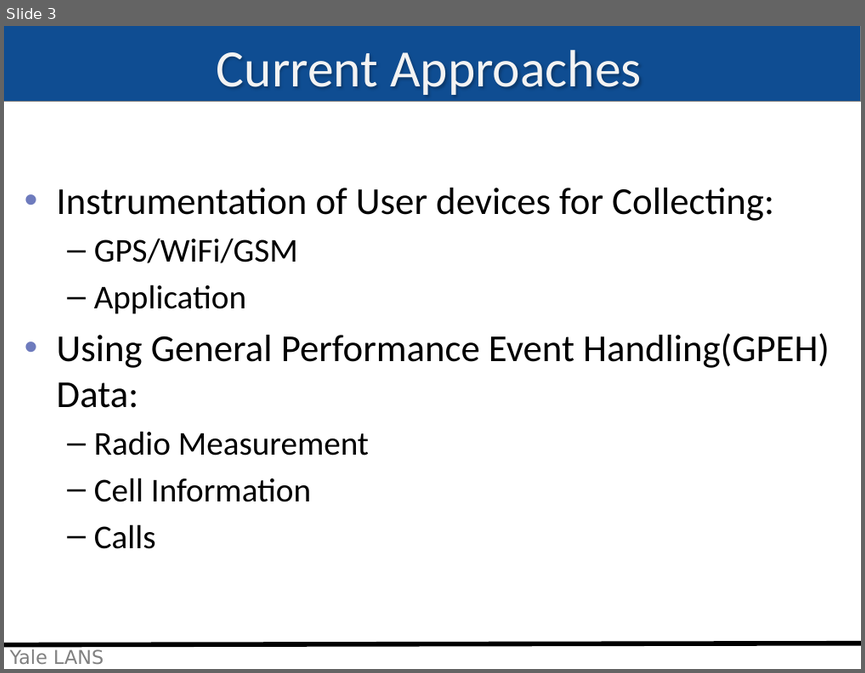
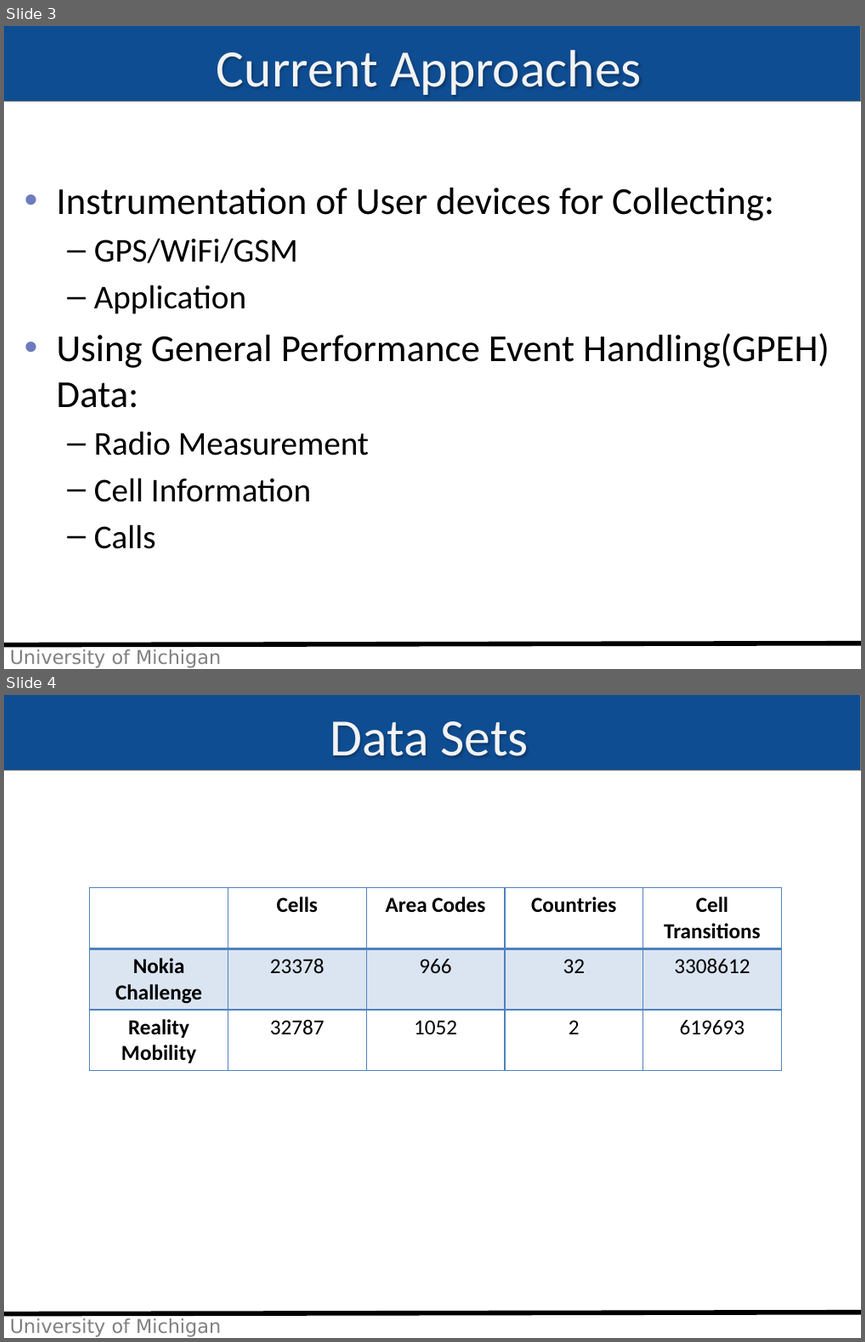
Before and after one commit to imehrdad2012/EECS589, a slide deck: Presentation/moradi_class19.pptx. Shown one above the other, each under a label of ours: slide 3 before the commit, slides 3 and 4 after it. The pictures are 865x673 and 865x1342 pixels, drawn with LibreOffice and Linux fonts; fonts in the diff are those of the drawing; background and template pictures are left out. Boxes give left, top, right and bottom in pixels: in the first picture for what was removed or moved away, otherwise in the second. Text is boxed around its words. In the diff, an @@ line names an element or a change of style, - is before the commit and + after.

```diff
--- a/Presentation/moradi_class19.pptx
+++ b/Presentation/moradi_class19.pptx
@@ slide 4 added at (4, 695, 861, 1338), background picture (left out); not listed: 3 template elements that a slide beside it also shows @@
@@ title added at (330, 721, 528, 756), 44 pt, text #F3F3F3 @@
+Data Sets
@@ table added at (90, 888, 779, 1067), 3 rows, 5 columns @@
+ | Cells | Area Codes | Countries | Cell Transitions
+Nokia Challenge | 23378 | 966 | 32 | 3308612
+Reality Mobility | 32787 | 1052 | 2 | 619693
@@ slide 3 changed as well @@
@@ text removed at (10, 649, 103, 664) @@
-Yale LANS
@@ text added at (10, 649, 221, 668), 16 pt, text #808080 @@
+University of Michigan
```
Also in this commit, not shown: 6 other slides changed, 2 other slides added, 1 slide removed.
